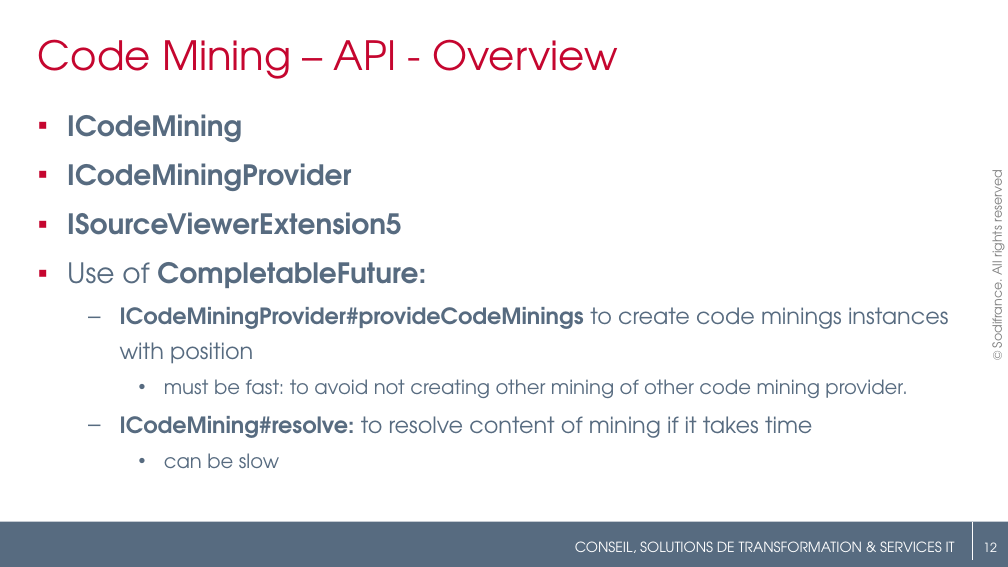
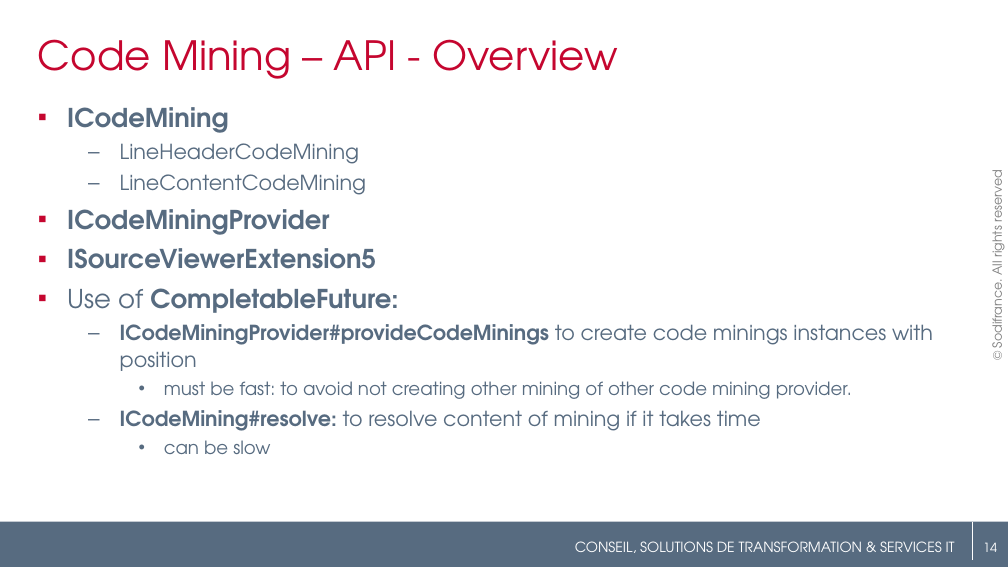
Before and after one commit to angelozerr/EclipseConFrance2018, a slide deck: slide 14 of EclipseConFrance2018_CodeMining.pptx (slide 12 before the commit). Drawn at 1008x567 pixels with LibreOffice and Linux fonts; fonts in the diff are those of the drawing; background and template pictures are left out. Boxes give left, top, right and bottom in pixels: in the first picture for what was removed or moved away, otherwise in the second. Text is boxed around its words. In the diff, an @@ line names an element or a change of style, - is before the commit and + after.

```diff
--- a/EclipseConFrance2018_CodeMining.pptx
+++ b/EclipseConFrance2018_CodeMining.pptx
@@ text at <box>120,143,366,195</box>: paragraphs added @@
+  – LineHeaderCodeMining
+  – LineContentCodeMining
@@ text at <box>67,209,933,454</box>: size 20 to 18.5 pt in "ICodeMining", "ICodeMiningProvider", "ISourceViewerExtension5", "Use of CompletableFuture:"; size 16 to 14.8 pt in "ICodeMiningProvider#provideCodeMinings to create code mining ...", "ICodeMining#resolve: to resolve content of mining if ..."; size 14 to 12.9 pt in "must be fast: to avoid not creating ...", "can be slow"; line spacing 1.3 to 1.1 @@
@@ page number at <box>983,542,997,552</box>: text changed @@
-12
+14
```
Also in this commit, not shown: 11 other slides changed, 5 slides added.
